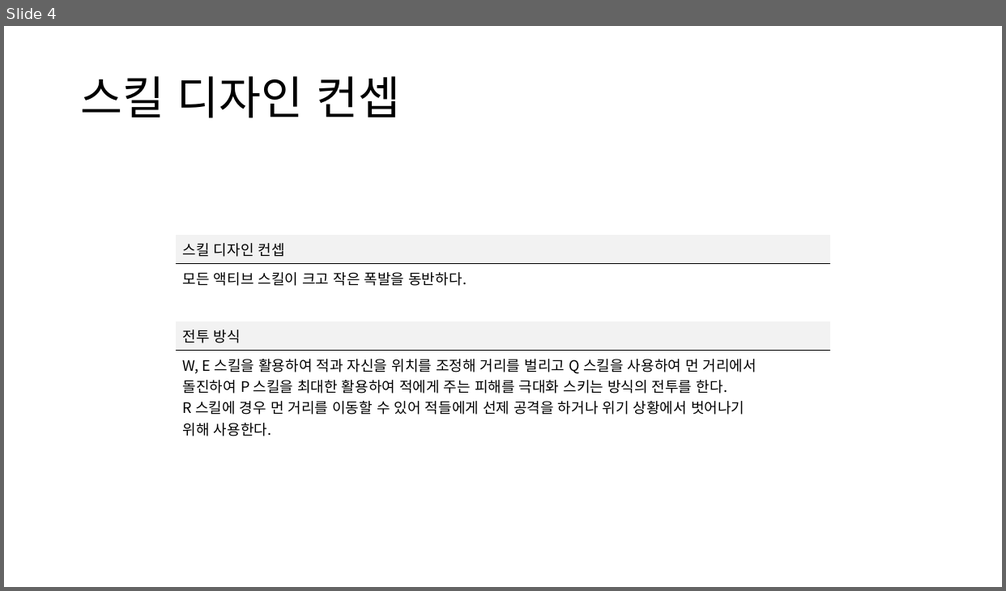
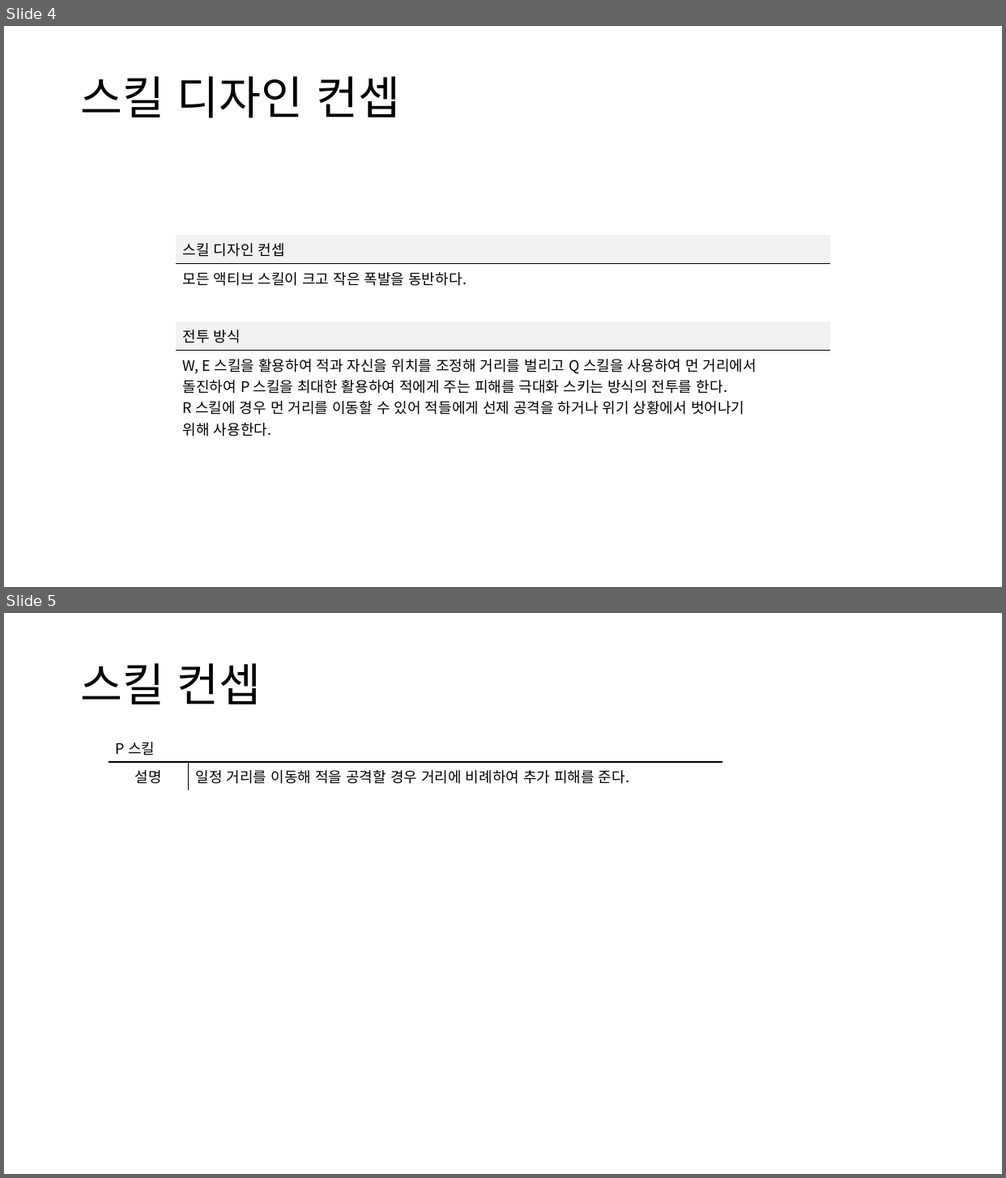
Before and after one commit to yjk0401/unityenginebasic_9th, a slide deck: 기획/이터널 리턴/이터널 리턴 신규 실험체 기획서.pptx. Shown one above the other, each under a label of ours: slide 4 before the commit, slides 4 and 5 after it. The pictures are 1006x591 and 1006x1178 pixels, drawn with LibreOffice and Linux fonts; fonts in the diff are those of the drawing. Boxes give left, top, right and bottom in pixels: in the first picture for what was removed or moved away, otherwise in the second. Text is boxed around its words. In the diff, an @@ line names an element or a change of style, - is before the commit and + after.

```diff
--- a/기획/이터널 리턴/이터널 리턴 신규 실험체 기획서.pptx
+++ b/기획/이터널 리턴/이터널 리턴 신규 실험체 기획서.pptx
@@ slide 5 added at (4, 613, 1002, 1174), background #FFFFFF @@
@@ text added at (80, 663, 262, 705), 44 pt, text #000000 @@
+스킬 컨셉
@@ table added at (108, 734, 722, 787), 2 rows, 2 columns @@
+P 스킬 | 
+설명 | 일정 거리를 이동해 적을 공격할 경우 거리에 비례하여 추가 피해를 준다.
```
Also in this commit, not shown: 1 slide changed, 3 other slides added, 1 other file.
